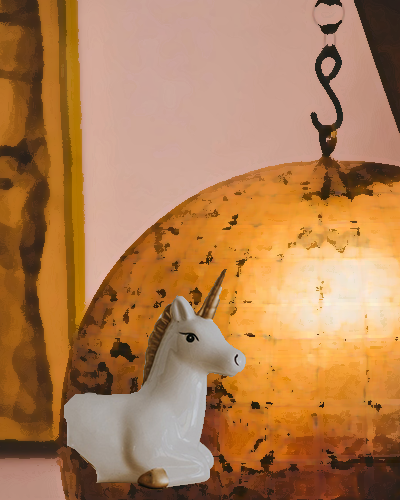
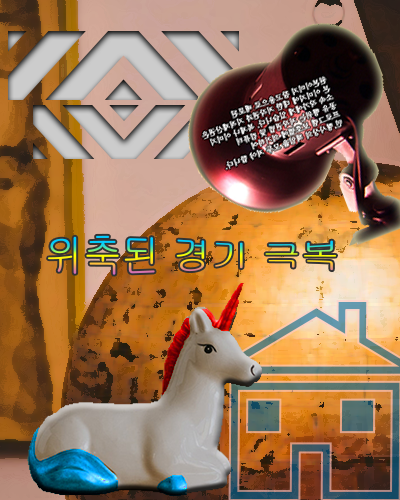
Layers edited between the first and the second 400 x 500 image:
added layer "Layer 2" above "Tile 1 1 copy" over [187, 22, 400, 246]
added layer "Tile 1 1 copy" above "Tile 1 1" over [33, 105, 215, 159]
added layer "Tile 1 1" above "Hue/Saturation 1" over [8, 31, 239, 100]
moved "Layer 1" above "Home 1", painted on it over [27, 269, 262, 496]
added layer "Home 1" (60%) above "위축된 경기 극복" over [200, 300, 400, 500]
added layer "위축된 경기 극복" above "1급-6" over [48, 235, 337, 275]
